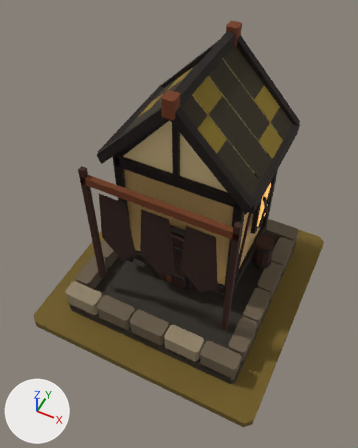
The glTF model art/tannery_t3/tannery_t3.glb as it was, and as the next commit left it.
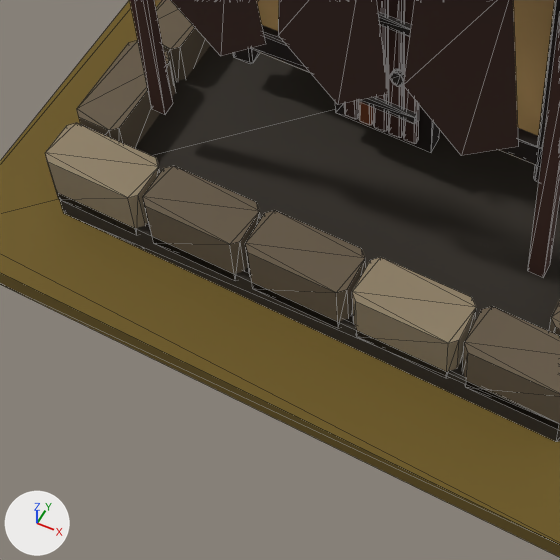
Each version appears first whole from a 50 mm lens placed at (0.727, -1.566, 2.444), pointed at (-0.004, -0.105, 0.618), and next in a close-up on the part from 14% to 65% of the width and 54% to 94% of the height. Every picture has the same lights, and +X, +Y and +Z are marked at lower left. The first two pictures are the older version. The close-ups show mesh edges as thin lines.

Names of what the first close-up shows: 'MMR | tannery | T03 Architecture.001', 'MMR | tannery | Tier 03 Ground.001'.
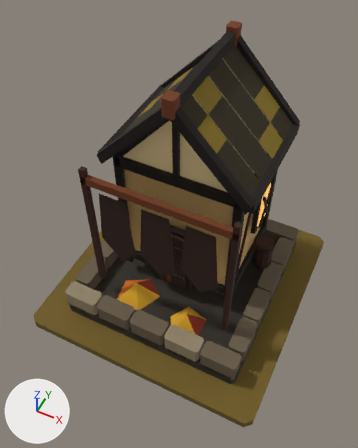
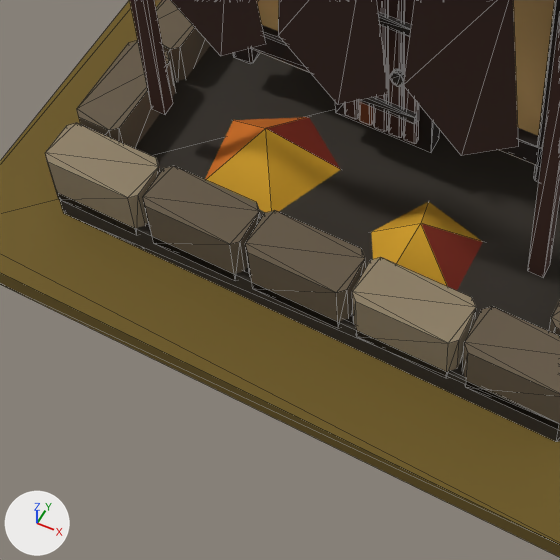
The change in detail:
Mesh me_mmr___tannery___t03_autumn_dressing_001 is new.
It has 12 vertices, 10 faces and spans x -0.287..0.24, y -0.44..-0.151, z 0.063..0.163.
It uses material mat_mmr___shared_palette_atlas (picture img_mmr_shared_color_palette_64).
Object 'MMR | tannery | T03 Autumn Dressing.001' (ob_mmr___tannery___t03_autumn_dressing_001) is new; it shows me_mmr___tannery___t03_autumn_dressing_001.
Its location is (0.0, 0.0, 0.05).

Boxes (x1, y1, x2, y2) around the edits, measured in the close-ups (560 x 560 px):
'MMR | tannery | T03 Autumn Dressing.001', added: after (205, 117, 483, 291)
